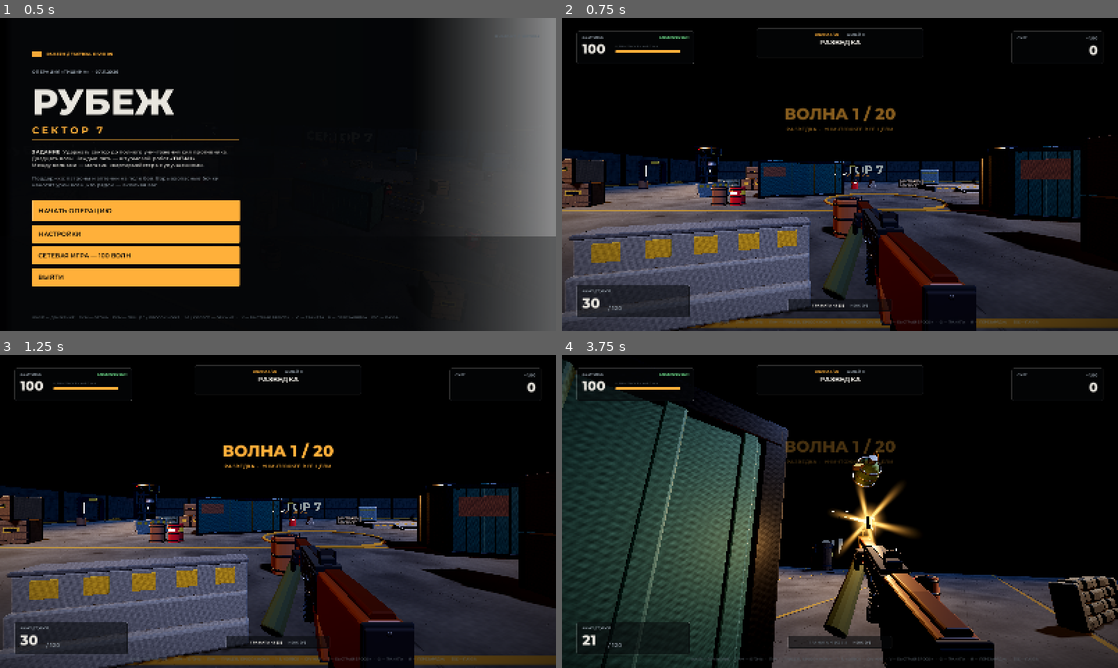
Above: before the commit, frames 1-4 (two rows, left to right).
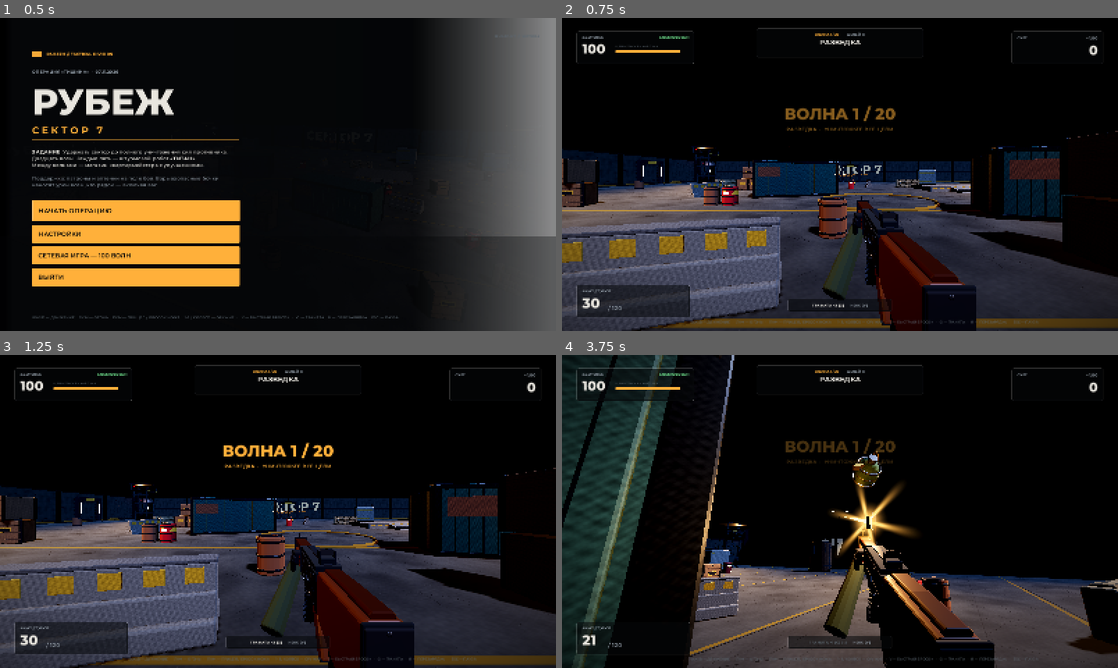
Above: after the commit, the same moments.

Repository: RUZIK558/rubezh-sector7
Game: Godot game, scene res://scenes/game.tscn
The game is run twice, just before and just after one commit, with the same random seed, the same clock (stepped at 60 frames per second) and the same inputs.
Inputs (mouse positions are in pixels of both pictures, inside the frame that each line leads up to):
- Up to frame 1 (0.5 s): no input
- Up to frame 2 (0.75 s): click "НАЧАТЬ ОПЕРАЦИЮ" at 0.5 s
- Up to frame 3 (1.25 s): no input
- Up to frame 4 (3.75 s): tap Enter at 1.25 s; move the mouse to (867, 511) at 1.27 s; hold Right mouse button (aim) 1.28-2.03 s; hold W (move_forward) from 1.28 s (still down); click (867, 511) at 1.42 s; tap Space (jump) at 1.52, 2.27 s; move the mouse to (812, 511) at 2.02 s; tap Ctrl (crouch) at 2.1 s; move the mouse to (851, 505) at 2.77 s; press the mouse at (851, 505) at 2.78 s; move the mouse to (834, 517) at 3.52 s; release the mouse at (834, 517) at 3.53 s; tap G (grenade) at 3.6 s; click (834, 517) at 3.67 s

Frame 1 is identical in both runs. In frame 2, 12% of the frame differs, in the area x 0-100%, y 36-100%; in frame 3, 12%; in frame 4, 26%, in the area x 0-100%, y 0-100%.

Commit message:
Исправление камеры в кооперативе: активной становится камера локального игрока

Diff:
--- a/godot_project/scripts/game.gd
+++ b/godot_project/scripts/game.gd
@@ -69,6 +69,8 @@
 var _remote_pickups: Dictionary = {}
 var _remote_projectiles: Dictionary = {}
 var _got_snapshot := false
+var _faced_partner := false
+var _debug_pos_timer := 0.0
 var ending := false
 
 var _alive: Array[Node] = []
@@ -150,6 +152,27 @@
 		menu_camera.global_position = Vector3(sin(_menu_angle) * r, 7.5 + sin(_menu_time * 0.33) * 0.4, cos(_menu_angle) * r)
 		menu_camera.look_at(Vector3(0.0, 1.35, 0.0))
 		return
+	var targs := OS.get_cmdline_args()
+	var ti := targs.find("--teleport")
+	if ti != -1 and targs.size() >= ti + 4 and player and state == State.PLAYING:
+		player.global_position = Vector3(float(targs[ti+1]), float(targs[ti+2]), float(targs[ti+3]))
+	if OS.get_cmdline_args().has("--hide-all") and player:
+		for c in player.camera.find_children("*", "Node3D", true, false):
+			c.visible = false
+		for p2 in _players:
+			var m := p2.get_node_or_null("OperativeModel")
+			if m:
+				m.visible = false
+	if OS.get_cmdline_args().has("--hide-hud"):
+		hud.visible = false
+	if OS.get_cmdline_args().has("--hide-weapon") and player and player.get_weapon():
+		player.get_weapon().visible = false
+	if OS.get_cmdline_args().has("--face-partner") and not _faced_partner and player and state == State.PLAYING:
+		_faced_partner = true
+		player.yaw = -PI / 2.0 if net_mode == 1 else PI / 2.0
+		for p in _players:
+			if p != player:
+				p.yaw = PI / 2.0 if net_mode == 1 else -PI / 2.0
 	if net_mode == 2 and Net.is_client:
 		var real_id := multiplayer.get_unique_id()
 		if real_id > 1 and real_id != Net.self_id:
@@ -157,6 +180,20 @@
 			if player:
 				player.peer_id = real_id
 				player.global_position = _spawn_pos_for(real_id)
+	if OS.get_cmdline_args().has("--debug-ray") and player:
+		_debug_pos_timer -= delta
+		if _debug_pos_timer <= 0.0:
+			_debug_pos_timer = 2.0
+			print("DEBUG RAY ", debug_ray())
+	if OS.get_cmdline_args().has("--debug-state") and player:
+		_debug_pos_timer -= delta
+		if _debug_pos_timer <= 0.0:
+			_debug_pos_timer = 2.0
+			var cam: Camera3D = player.camera
+			print("DEBUG state=", state, " me=", player.global_position, " cam=", cam.global_position, " rot=", cam.rotation, " pitch=", player.pitch, " net=", net_mode, " hubvis=", player.get_weapon().visible, " ray=", debug_ray(), " activecam=", (get_viewport().get_camera_3d().get_parent().name if get_viewport().get_camera_3d() else "NONE"), " campos=", (get_viewport().get_camera_3d().global_position if get_viewport().get_camera_3d() else Vector3.ZERO))
+			for p2 in _players:
+				if p2 != player:
+					print("DEBUG partner=", p2.peer_id, " pos=", p2.global_position, " remote=", p2.network_remote)
 	if net_mode == 1:
 		_net_sync_timer -= delta
 		if _net_sync_timer <= 0.0:
@@ -228,6 +265,8 @@
 		for id in Net.connected_peers():
 			if id != 1:
 				_spawn_player(id, _spawn_pos_for(id), true)
+	menu_camera.current = false
+	player.camera.current = true
 	player.health_changed.connect(hud.set_health)
 	player.damaged.connect(func(_amount: float, source: Vector3): hud.damage_from(source))
 	player.notice.connect(hud.notice)
@@ -331,10 +370,10 @@
 
 func _spawn_pos_for(peer_id: int) -> Vector3:
 	var slots := [
-		Vector3(-2.6, 0.02, 12.0),
-		Vector3(2.6, 0.02, 12.0),
-		Vector3(0.0, 0.02, 9.0),
-		Vector3(0.0, 0.02, 15.0),
+		Vector3(-2.2, 0.02, 12.0),
+		Vector3(2.2, 0.02, 12.0),
+		Vector3(0.0, 0.02, 16.0),
+		Vector3(0.0, 0.02, 8.0),
 	]
 	if peer_id == 1:
 		return slots[0]
@@ -355,6 +394,7 @@
 			mi.cast_shadow = GeometryInstance3D.SHADOW_CASTING_SETTING_OFF
 	p.global_position = pos
 	p.reset_player(pos, 0.0)
+	p.camera.current = not remote
 	print("COOP: spawn peer=", peer_id, " remote=", remote, " pos=", p.global_position)
 	p.died.connect(func(): _on_player_died(p))
 	_players.append(p)
@@ -933,3 +973,19 @@
 		if is_instance_valid(pk) and int(pk.get("net_id")) == pid:
 			_free_now(pk)
 			return
+
+
+func debug_ray() -> Array:
+	if player == null:
+		return []
+	var cam: Camera3D = player.camera
+	var from := cam.global_position
+	var out := []
+	for d in [Vector3.FORWARD, Vector3.DOWN, Vector3.LEFT, Vector3.RIGHT]:
+		var q := PhysicsRayQueryParameters3D.create(from, from + d * 12.0, 1 | 8)
+		var r := get_world_3d().direct_space_state.intersect_ray(q)
+		if r.is_empty():
+			out.append("none")
+		else:
+			out.append(str(r.collider.get_parent().name) + "/" + str(r.collider.name) + "@" + str(snappedf(r.distance, 0.2)) + " pos=" + str(r.collider.global_position))
+	return out
Not shown, changed: RUBEZH_Sector7_source.zip
